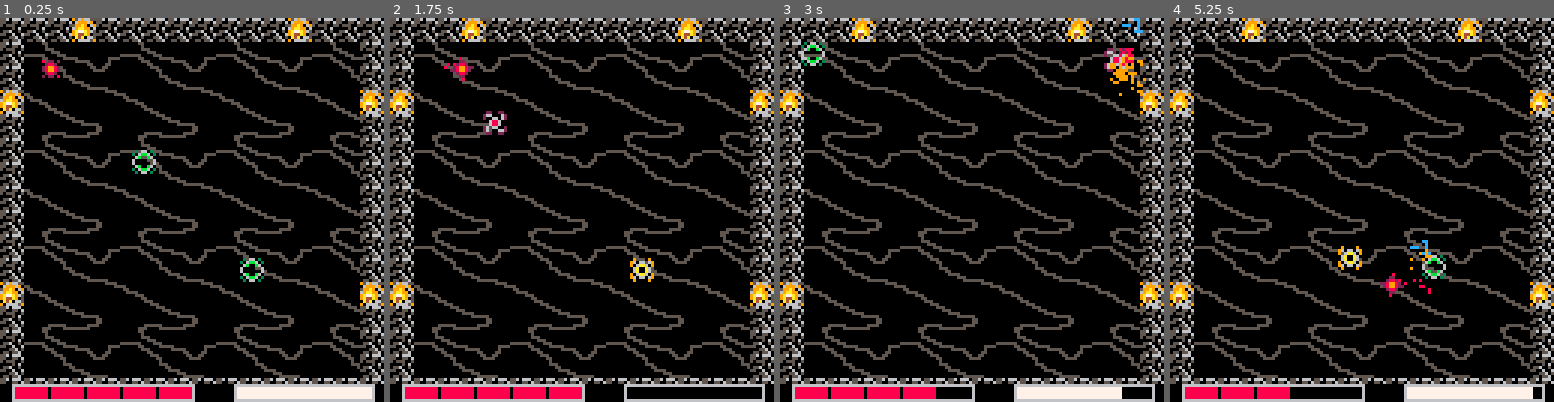
Above: before the commit, frames 1-4 (left to right).
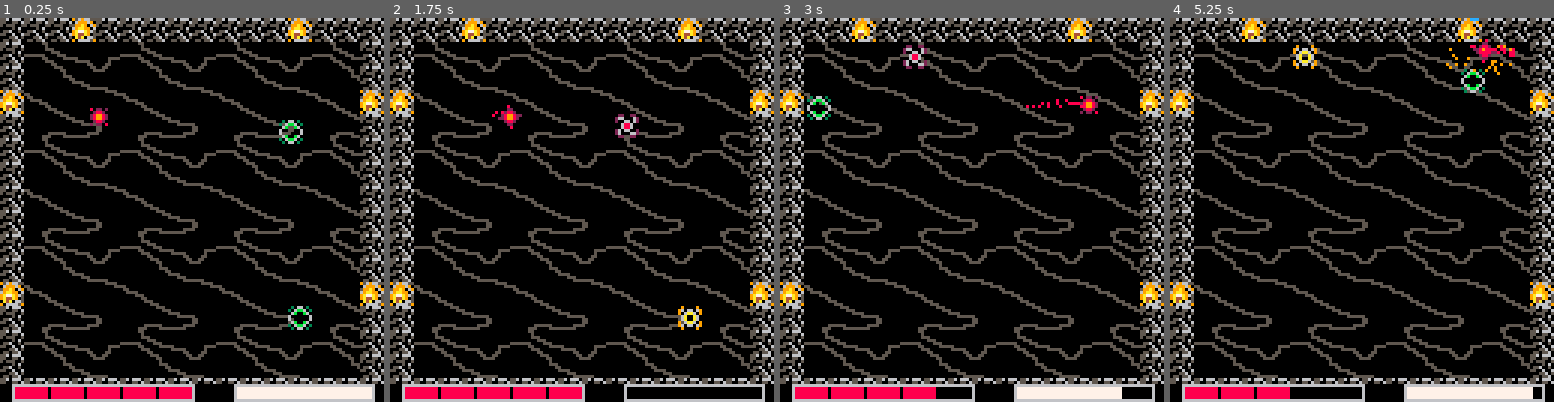
Above: after the commit, the same moments.

Repository: Nakeeb0/NAHL
Game: PICO-8 cartridge nahl.p8
Same seed, same stepped clock (60 frames per second), same inputs: the game is played once before the commit and once after it.
Inputs:
- Up to frame 1 (0.25 s): no input
- Up to frame 2 (1.75 s): tap X (X key) at 0.33, 1.07 s; tap O (Z key) at 0.7, 1.7 s; hold Right from 1.6 s (still down)
- Up to frame 3 (3 s): tap X (X key) at 1.85, 2.97 s; release Right at 2.1 s; tap O (Z key) at 2.1, 2.5, 2.9 s; hold Up 2.15-2.42 s; hold Right from 2.47 s (still down)
- Up to frame 4 (5.25 s): release Right at 3.03 s; hold Left 3.08-3.58 s; tap O (Z key) every 0.4 s from 3.3 to 4.9 s; hold Down 3.63-3.97 s; hold Right 4.02-4.68 s; tap X (X key) at 4.08, 5.2 s; hold Up 4.73-5.03 s; hold Left from 5.08 s (still down)

The runs differ from the first frame. In frame 1, 1.1% of the frame differs, in the area x 10-82%, y 10-82%; in frame 2, 1.2%; in frame 3, 1.5%; in frame 4, 1.5%, in the area x 32-90%, y 0-73%.

Commit message:
added map loader and made all actor positions and draws relative to new map coords, also fixed the +16 pixel shift in the original map

Diff:
--- a/actor.lua
+++ b/actor.lua
@@ -7,7 +7,7 @@
 function make_actor(index, x, y)
 	local a = {
 		index = index,
-		pos = vec2d.new(x, y),
+		pos = vec2d.new(x+arenax, y+arenay),
 		vel = vec2d.new(0, 0),
 		id = next_actor_id,
 		next_actor_id = next_actor_id + 1,
--- /dev/null
+++ b/arenas.lua
@@ -0,0 +1,25 @@
+arenas = {
+   ["default"] = {
+        x = 0,
+        y = 0,
+    },
+    ["blackhole"] = {
+        x = 44,
+        y = 48,
+    },
+}
+
+function load_arena(name)
+    arenax = arenas[name].x * 8
+    arenay = arenas[name].y * 8
+    curr_arena = name
+    player.pos.x = 32 + arenax
+    player.pos.y = 32 + arenay
+    for ai in all(enemies) do
+        del(actor, ai)
+		del(enemies, ai)
+    end
+
+end
+
+arena_names = {"default", "blackhole"}
--- a/draw.lua
+++ b/draw.lua
@@ -114,13 +114,13 @@
 	normal_draw()
 
 	-- Draw a dark box for the menu
-	rectfill(24, 40, 135, 90, 0)
-	rect(24, 40, 135, 90, 7)
+	rectfill(8+arenax, 24 +arenay, 119 + arenax, 74 + arenay, 0)
+	rect(8+arenax, 24 +arenay, 119 + arenax, 74 + arenay, 7)
 
-	print("POWER UP! CHOOSE ONE:", 30, 45, 7)
+	print("POWER UP! CHOOSE ONE:", 14+arenax, 29+arenay, 7)
 
 	-- Draw the 3 options
-	local start_x = 31
+	local start_x = 15+arenax
 	for i = 1, #level_up_options do
 		local opt = level_up_options[i]
 		local col = 6 -- Grey default
@@ -129,13 +129,13 @@
 		if i == selected_option then
 			col = 11 -- Green for selected
 			-- TODO : handle the different text lengths better
-			print(">", start_x + (i - 1) * 34 - 4, 60, 11)
+			print(">", start_x + (i - 1) * 34 - 4, 44 +arenay, 11)
 
 			-- Draw Description for selected item at the bottom
-			print(opt.desc, start_x, 80, 7)
+			print(opt.desc, start_x, 64 + arenay, 7)
 		end
 
 		-- Draw Option Name
-		print(opt.name, start_x + (i - 1) * 34, 60, col)
+		print(opt.name, start_x + (i - 1) * 34, 44 + arenay, col)
 	end
 end
--- a/nahl.lua
+++ b/nahl.lua
@@ -1,6 +1,9 @@
 function _init()
 	_dr = normal_draw
 	_upd = infinite_dasher
+	curr_arena = "default"
+	arenax = arenas[curr_arena].x * 8
+	arenay = arenas[curr_arena].y * 8
 	score = 0
 	timer = 0
 	shake_timer = 0
@@ -20,7 +23,7 @@
 	asdf = 5
 
 	enemies = {}
-	player = make_actor(17, 32, 32)
+	player = make_actor(17, 32+arenax, 32+arenay)
 	player.w = 3
 	player.h = 3
 	player.accel = 0.1
@@ -37,6 +40,7 @@
 	level_up_options = {}
 	selected_option = 1
 
+    score = 5
 	player.force_threshold = 0.5
 
 	local dash = dasher_ai.new(100, 100)
--- a/nahl.p8
+++ b/nahl.p8
@@ -1,6 +1,7 @@
 pico-8 cartridge // http://www.pico-8.com
 version 41
 __lua__
+#include arenas.lua
 #include vec2d.lua
 #include collision.lua
 #include draw.lua
@@ -271,35 +272,32 @@
 
 
 
+
 __gff__
 0080800000000080000000000000000000000000000000000000000000000000000000000000000000000000000000000000000000000000000000000000000000000000000000000000000000000000000000000000000000000000000000000000000000000000000000000000000000000000000000000000000000000000
 0000000000000000000000000000000000000000000000000000000000000000000000000000000000000000000000000000000000000000000000000000000000000000000000000000000000000000000000000000000000000000000000000000000000000000000000000000000000000000000000000000000000000000
 __map__
-0101010101010101010101010101010101010101010000000000000000000000000000000000000000000000000000000000000000000000000000000000000000000000000000000000000000000000000000000000000000000000000000000000000000000000000000000000000000000000000000000000000000000000
-0101010101010101010101010101010101010101010000000000000000000000000000000000000000000000000000000000000000000000000000000000000000000000000000000000000000000000000000000000000000000000000000000000000000000000000000000000000000000000000000000000000000000000
-0101010101020101010101010101020101010101010000000000000000000000000000000000000000000000000000000000000000000000000000000000000000000000000000000000000000000000000000000000000000000000000000000000000000000000000000000000000000000000000000000000000000000000
-0101010b0c0d0e0b0c0d0e0b0c0d0e0b0c010101010000000000000000000000000000000000000000000000000000000000000000000000000000000000000000000000000000000000000000000000000000000000000000000000000000000000000000000000000000000000000000000000000000000000000000000000
-0101011b1c1d1e1b1c1d1e1b1c1d1e1b1c010101010000000000000000000000000000000000000000000000000000000000000000000000000000000000000000000000000000000000000000000000000000000000000000000000000000000000000000000000000000000000000000000000000000000000000000000000
-0101022b2c2d2e2b2c2d2e2b2c2d2e2b2c020101010000000000000000000000000000000000000000000000000000000000000000000000000000000000000000000000000000000000000000000000000000000000000000000000000000000000000000000000000000000000000000000000000000000000000000000000
-0101013b3c3d3e3b3c3d3e3b3c3d3e3b3c010101010000000000000000000000000000000000000000000000000000000000000000000000000000000000000000000000000000000000000000000000000000000000000000000000000000000000000000000000000000000000000000000000000000000000000000000000
-0101010b0c0d0e0b0c0d0e0b0c0d0e0b0c010101010000000000000000000000000000000000000000000000000000000000000000000000000000000000000000000000000000000000000000000000000000000000000000000000000000000000000000000000000000000000000000000000000000000000000000000000
-0101011b1c1d1e1b1c1d1e1b1c1d1e1b1c010101010000000000000000000000000000000000000000000000000000000000000000000000000000000000000000000000000000000000000000000000000000000000000000000000000000000000000000000000000000000000000000000000000000000000000000000000
-0101012b2c2d2e2b2c2d2e2b2c2d2e2b2c010101010000000000000000000000000000000000000000000000000000000000000000000000000000000000000000000000000000000000000000000000000000000000000000000000000000000000000000000000000000000000000000000000000000000000000000000000
-0101013b3c3d3e3b3c3d3e3b3c3d3e3b3c010101010000000000000000000000000000000000000000000000000000000000000000000000000000000000000000000000000000000000000000000000000000000000000000000000000000000000000000000000000000000000000000000000000000000000000000000000
-0101010b0c0d0e0b0c0d0e0b0c0d0e0b0c010101010000000000000000000000000000000000000000000000000000000000000000000000000000000000000000000000000000000000000000000000000000000000000000000000000000000000000000000000000000000000000000000000000000000000000000000000
-0101011b1c1d1e1b1c1d1e1b1c1d1e1b1c010101010000000000000000000000000000000000000000000000000000000000000000000000000000000000000000000000000000000000000000000000000000000000000000000000000000000000000000000000000000000000000000000000000000000000000000000000
-0101022b2c2d2e2b2c2d2e2b2c2d2e2b2c020101010000000000000000000000000000000000000000000000000000000000000000000000000000000000000000000000000000000000000000000000000000000000000000000000000000000000000000000000000000000000000000000000000000000000000000000000
-0101013b3c3d3e3b3c3d3e3b3c3d3e3b3c010101010000000000000000000000000000000000000000000000000000000000000000000000000000000000000000000000000000000000000000000000000000000000000000000000000000000000000000000000000000000000000000000000000000000000000000000000
-0101010b0c0d0e0b0c0d0e0b0c0d0e0b0c010101010000000000000000000000000000000000000000000000000000000000000000000000000000000000000000000000000000000000000000000000000000000000000000000000000000000000000000000000000000000000000000000000000000000000000000000000
-0101011b1c1d1e1b1c1d1e1b1c1d1e1b1c010101010000000000000000000000000000000000000000000000000000000000000000000000000000000000000000000000000000000000000000000000000000000000000000000000000000000000000000000000000000000000000000000000000000000000000000000000
-0107070707070707070707070707070707070707010000000000000000000000000000000000000000000000000000000000000000000000000000000000000000000000000000000000000000000000000000000000000000000000000000000000000000000000000000000000000000000000000000000000000000000000
-0101010101010101010101010101010101010101010000000000000000000000000000000000000000000000000000000000000000000000000000000000000000000000000000000000000000000000000000000000000000000000000000000000000000000000000000000000000000000000000000000000000000000000
-0101010101010101010101010101010101010101010000000000000000000000000000000000000000000000000000000000000000000000000000000000000000000000000000000000000000000000000000000000000000000000000000000000000000000000000000000000000000000000000000000000000000000000
-…(8 lines of a section not shown)…
+0101010201010101010101010201010100000000000000000000000000000000000000000000000000000000010000000000000000000000000000000000000000000000000000000000000000000000000000000000000000000000000000000000000000000000000000000000000000000000000000000000000000000000
+010b0c0d0e0b0c0d0e0b0c0d0e0b0c0100000000000000000000000000000000000000000000000000000000000000000000000000000000000000000000000000000000000000000000000000000000000000000000000000000000000000000000000000000000000000000000000000000000000000000000000000000000
+011b1c1d1e1b1c1d1e1b1c1d1e1b1c0100000000000000000000000000000000000000000000000000000000000000000000000000000000000000000000000000000000000000000000000000000000000000000000000000000000000000000000000000000000000000000000000000000000000000000000000000000000
+022b2c2d2e2b2c2d2e2b2c2d2e2b2c0200000000000000000000000000000000000000000000000000000000000000000000000000000000000000000000000000000000000000000000000000000000000000000000000000000000000000000000000000000000000000000000000000000000000000000000000000000000
+013b3c3d3e3b3c3d3e3b3c3d3e3b3c0100000000000000000000000000000000000000000000000000000000000000000000000000000000000000000000000000000000000000000000000000000000000000000000000000000000000000000000000000000000000000000000000000000000000000000000000000000000
+010b0c0d0e0b0c0d0e0b0c0d0e0b0c0100000000000000000000000000000000000000000000000000000000000000000000000000000000000000000000000000000000000000000000000000000000000000000000000000000000000000000000000000000000000000000000000000000000000000000000000000000000
+011b1c1d1e1b1c1d1e1b1c1d1e1b1c0100000000000000000000000000000000000000000000000000000000000000000000000000000000000000000000000000000000000000000000000000000000000000000000000000000000000000000000000000000000000000000000000000000000000000000000000000000000
+012b2c2d2e2b2c2d2e2b2c2d2e2b2c0100000000000000000000000000000000000000000000000000000000000000000000000000000000000000000000000000000000000000000000000000000000000000000000000000000000000000000000000000000000000000000000000000000000000000000000000000000000
+013b3c3d3e3b3c3d3e3b3c3d3e3b3c0100000000000000000000000000000000000000000000000000000000000000000000000000000000000000000000000000000000000000000000000000000000000000000000000000000000000000000000000000000000000000000000000000000000000000000000000000000000
+010b0c0d0e0b0c0d0e0b0c0d0e0b0c0100000000000000000000000000000000000000000000000000000000000000000000000000000000000000000000000000000000000000000000000000000000000000000000000000000000000000000000000000000000000000000000000000000000000000000000000000000000
+011b1c1d1e1b1c1d1e1b1c1d1e1b1c0100000000000000000000000000000000000000000000000000000000000000000000000000000000000000000000000000000000000000000000000000000000000000000000000000000000000000000000000000000000000000000000000000000000000000000000000000000000
+022b2c2d2e2b2c2d2e2b2c2d2e2b2c0200000000000000000000000000000000000000000000000000000000000000000000000000000000000000000000000000000000000000000000000000000000000000000000000000000000000000000000000000000000000000000000000000000000000000000000000000000000
+013b3c3d3e3b3c3d3e3b3c3d3e3b3c0100000000000000000000000000000000000000000000000000000000000000000000000000000000000000000000000000000000000000000000000000000000000000000000000000000000000000000000000000000000000000000000000000000000000000000000000000000000
+010b0c0d0e0b0c0d0e0b0c0d0e0b0c0100000000000000000000000000000000000000000000000000000000000000000000000000000000000000000000000000000000000000000000000000000000000000000000000000000000000000000000000000000000000000000000000000000000000000000000000000000000
+011b1c1d1e1b1c1d1e1b1c1d1e1b1c0100000000000000000000000000000000000000000000000000000000000000000000000000000000000000000000000000000000000000000000000000000000000000000000000000000000000000000000000000000000000000000000000000000000000000000000000000000000
+0707070707070707070707070707070700000000000000000000000000000000000000000000000000000000000000000000000000000000000000000000000000000000000000000000000000000000000000000000000000000000000000000000000000000000000000000000000000000000000000000000000000000000
+…(8 lines of a section not shown)…
--- a/stages.lua
+++ b/stages.lua
@@ -17,12 +17,10 @@
 
 function normal_draw()
 	cls()
-	draw_health_bar(20, 139, 80, 142, 8)
-	draw_dash_cooldown(94, 139, 140, 142, 7)
+	-- print(#enemies, 50+arenax, 50+arenay, 7)
+	draw_health_bar(arenax+4, arenay+123, arenax+ 64, arenay+126, 8)
+	draw_dash_cooldown(arenax+78, arenay + 123, arenax + 124, arenay + 126, 7)
 	draw_death_fx()
-	room_x = flr((player.pos.x - 16) / 128)
-	room_y = flr((player.pos.y - 16) / 128)
-	-- rng(10,20)
 	shake_x = 0
 	shake_y = 0
 	if shake_timer > 0 then
@@ -30,7 +28,7 @@
 		shake_y = rng(-shake_factor, shake_factor)
 		shake_timer = shake_timer - 1
 	end
-	camera(room_x * 128 + 16 + shake_x, room_y * 128 + 16 + shake_y)
+	camera(arenax + shake_x, arenay + shake_y)
 
 	map()
 	for act in all(actor) do
@@ -99,7 +97,7 @@
 		move_actor(act)
 	end
 	if #enemies < 2 then
-		local a = dasher_ai.new(64, 64)
+		local a = dasher_ai.new(roll_xy())
 		a:dash_in(100)
 	end
 end
@@ -115,6 +113,25 @@
 	end
 end
 
+function roll_xy()
+		local x = 112
+		local y = 112
+		while true do
+			x = rng(32, 112)
+			y = rng(32, 112)
+			local v = vec2d.new(x+arenax, y+arenay)
+			local dist = (v - player.pos):magnitude()
+			printh(
+				"dist: " .. dist .. " x= " .. x .. " y=" .. y .. " px=" .. player.pos.x .. " py= " .. player.pos.y,
+				"debug.txt"
+			)
+			if (v - player.pos):magnitude() > 49 then
+				break
+			end
+		end
+		return x, y
+	end
+
 function bang()
 	player_input()
 	ai_update()
@@ -122,32 +139,14 @@
 	for act in all(actor) do
 		move_actor(act)
 	end
-	function roll_xy()
-		local x = 128
-		local y = 128
-		while true do
-			x = rng(32, 128)
-			y = rng(32, 128)
-			local v = vec2d.new(x, y)
-			local dist = (v - player.pos):magnitude()
-			printh(
-				"dist: " .. dist .. " x= " .. x .. " y=" .. y .. " px=" .. player.pos.x .. " py= " .. player.pos.y,
-				"debug.txt"
-			)
-			if (v - player.pos):magnitude() > 64 then
-				break
-			end
-		end
-		return x, y
-	end
 	if #enemies <= player.hard_mode then
-		local x, y = roll_xy()
-		local a = straight_boss.new(x, y)
-		a:create_minions(400)
-		x, y = roll_xy()
-		local b = follower_boss.new(x, y)
-		x, y = roll_xy()
-		local c = dasher_ai.new(x, y)
-		c:dash(100)
+		-- local x, y = roll_xy()
+		-- local a = straight_boss.new(x, y)
+		-- a:create_minions(400)
+		-- x, y = roll_xy()
+		-- local b = follower_boss.new(x, y)
+		-- x, y = roll_xy()
+		-- local c = dasher_ai.new(x, y)
+		-- c:dash(100)
 	end
 end
Not shown, changed: 17 lines of the sprite sheet (__gfx__) section of nahl.p8
